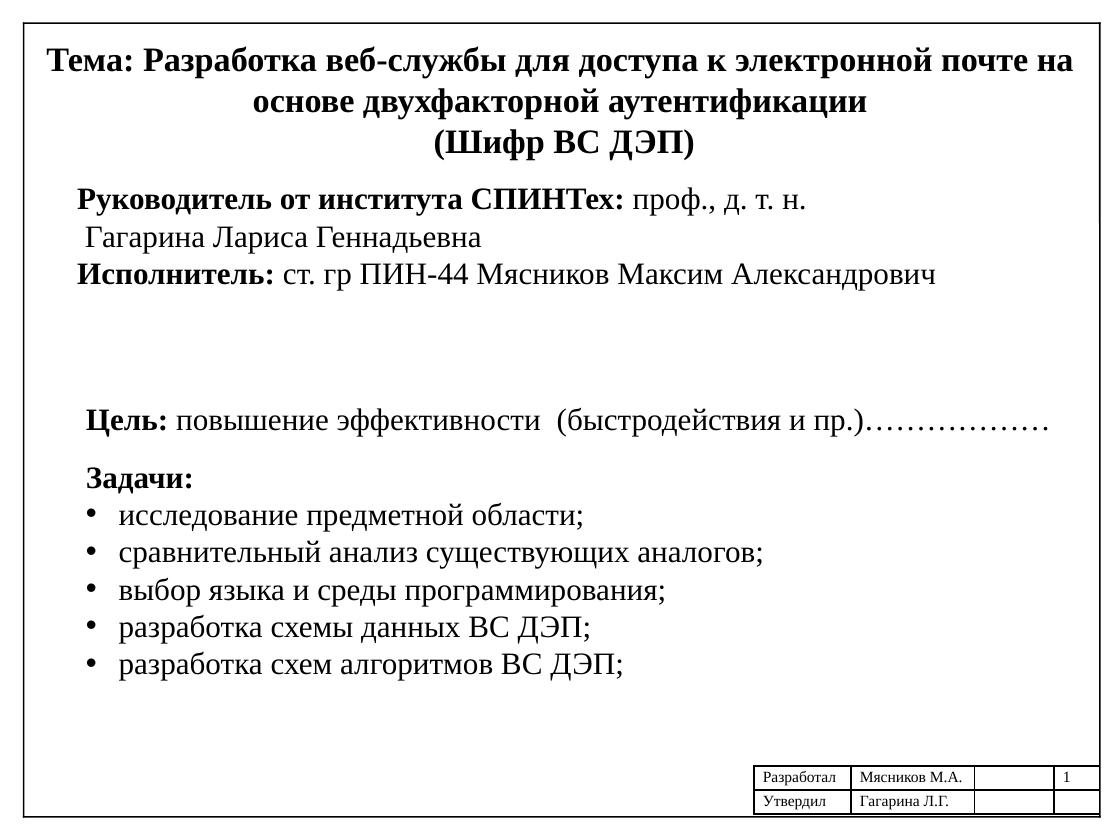
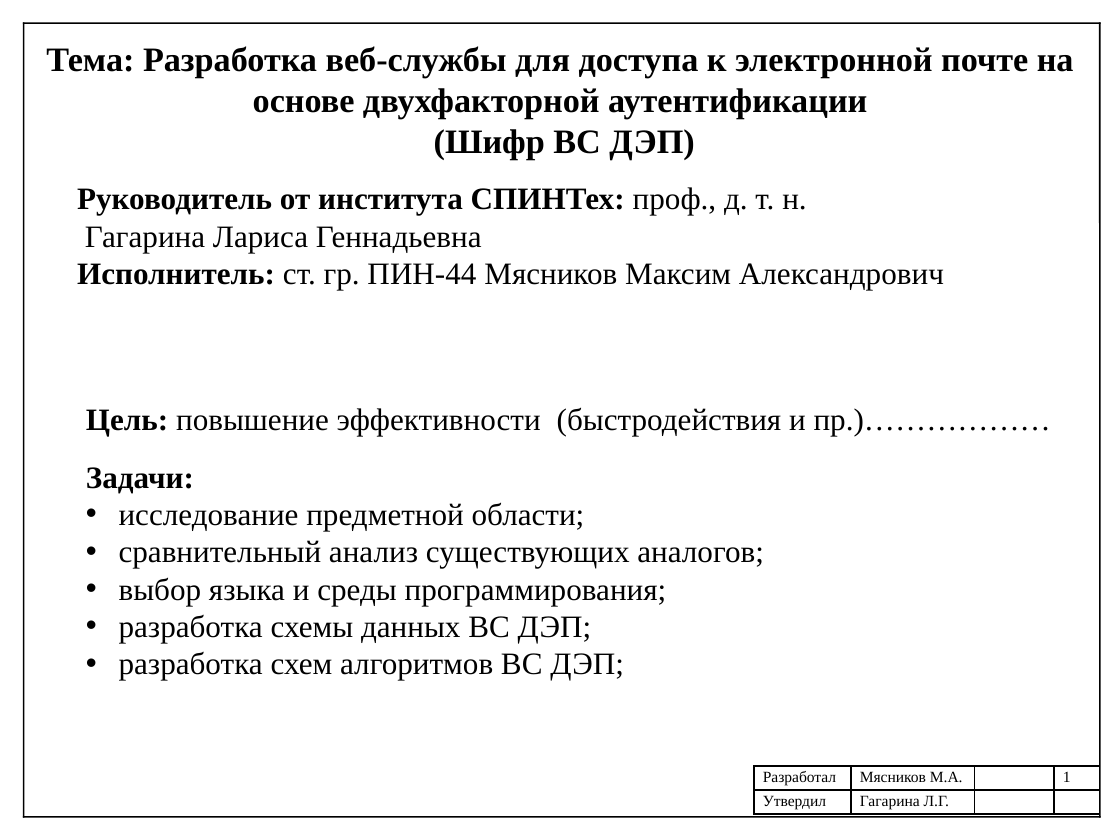
Before and after one commit to mJaJksJ/VCR, a slide deck: slide 1 of УП-Презентация.pptx. Drawn at 1120x840 pixels with LibreOffice and Linux fonts; fonts in the diff are those of the drawing. Boxes give left, top, right and bottom in pixels: in the first picture for what was removed or moved away, otherwise in the second. Text is boxed around its words. In the diff, an @@ line names an element or a change of style, - is before the commit and + after.

```diff
--- a/УП-Презентация.pptx
+++ b/УП-Презентация.pptx
@@ text at bbox=[77, 263, 944, 290]: text changed @@
-Исполнитель: ст. гр ПИН-44 Мясников Максим Александрович
+Исполнитель: ст. гр. ПИН-44 Мясников Максим Александрович
```
Also in this commit, not shown: 2 other slides changed, 1 other file.
